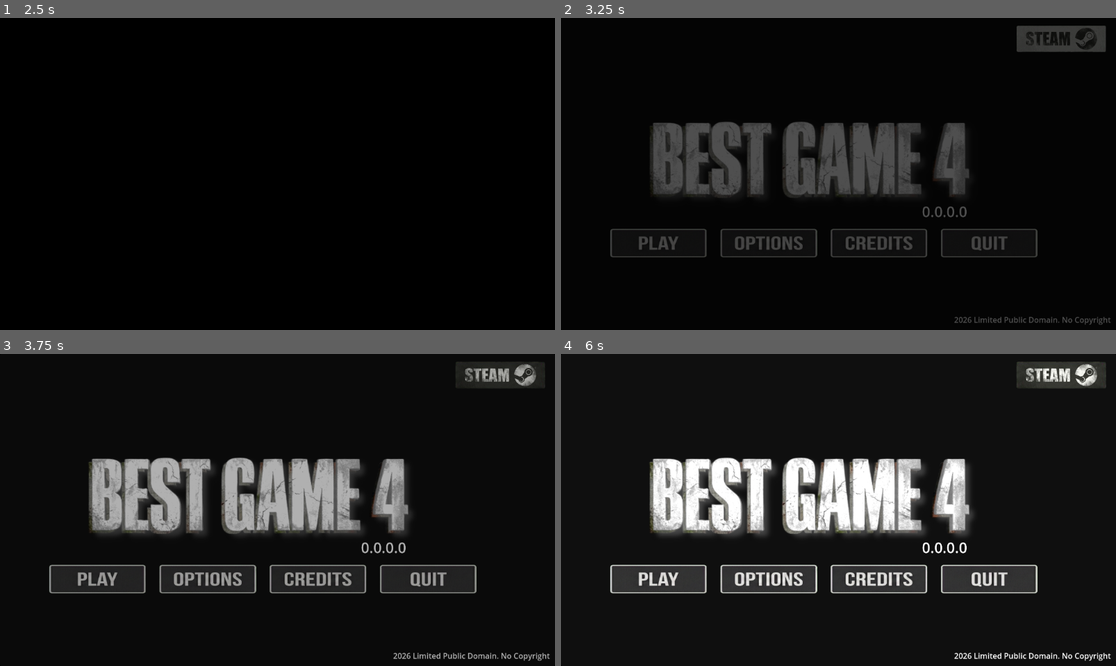
Above: before the commit, frames 1-4 (two rows, left to right).
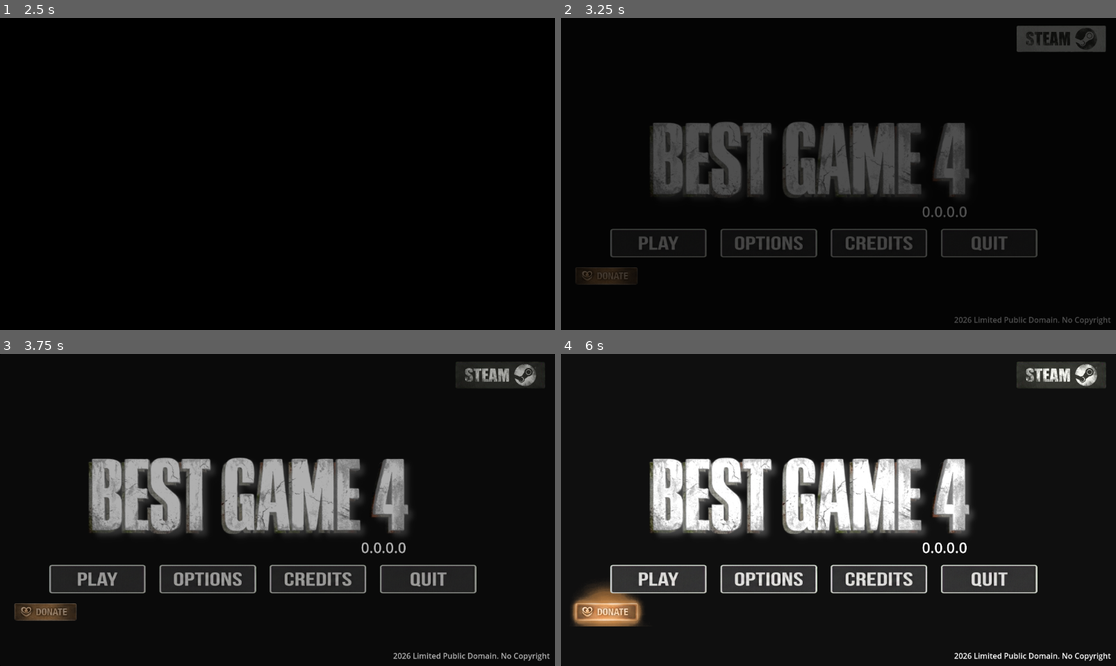
Above: after the commit, the same moments.

Repository: BoQsc/best-game-4-main-menu
Game: Godot game, scene res://node_2d.tscn
The game is run twice, just before and just after one commit, with the same random seed, the same clock (stepped at 60 frames per second) and the same inputs. Video files are missing from this copy of the repository; at most half a second of black plays in their place.
Inputs (mouse positions are in pixels of both pictures, inside the frame that each line leads up to):
- Up to frame 1 (2.5 s): click (49, 264) at 0.52 s; click (99, 242) at 1.25 s; click (99, 242) at 2 s
- Up to frame 2 (3.25 s): click (1060, 39) at 2.75 s
- Up to frame 3 (3.75 s): click "0.0.0.0" at 3.5 s
- Up to frame 4 (6 s): click (1060, 375) at 4.25 s; click "0.0.0.0" at 5 s; click (610, 600) at 5.77 s

Frame 1 is identical in both runs. In frame 2, 0.4% of the frame differs, in the area x 2-14%, y 79-86%; in frame 3, 0.6%; in frame 4, 1.4%, in the area x 1-15%, y 73-88%.

Commit message:
Add initial temporal version of Donate Button

Diff:
--- a/node_2d.tscn
+++ b/node_2d.tscn
@@ -11,6 +11,8 @@
 [ext_resource type="Texture2D" uid="uid://djtaocrtjg8wf" path="res://button_play_hover.png" id="4_q6r6c"]
 [ext_resource type="Texture2D" uid="uid://crujxn42endqb" path="res://button_quit.png" id="5_rj586"]
 [ext_resource type="Texture2D" uid="uid://cmprl7c10v6he" path="res://button_options_hover.png" id="6_4d7sh"]
+[ext_resource type="Texture2D" uid="uid://bpcypoonor3s3" path="res://donate_button_big.png" id="6_7vxoj"]
+[ext_resource type="Texture2D" uid="uid://dpea62r5su20v" path="res://donate_button_hover.png" id="7_ei405"]
 [ext_resource type="Texture2D" uid="uid://bmvk764bextck" path="res://button_credits.png" id="7_ir8iy"]
 [ext_resource type="Texture2D" uid="uid://dqu7e7j5vtoc1" path="res://button_credits_hover.png" id="8_hqns4"]
 [ext_resource type="Texture2D" uid="uid://6qo8stp380d5" path="res://button_quit_hover.png" id="10_hqns4"]
@@ -28,8 +30,6 @@
 
 [sub_resource type="ViewportTexture" id="ViewportTexture_d2bti"]
 viewport_path = NodePath("IntroVideo/SubViewport")
-
-
 
 [node name="Control" type="Control"]
 layout_mode = 3
@@ -125,6 +125,28 @@
 text = "0.0.0.0"
 label_settings = SubResource("LabelSettings_x0ka3")
 
+[node name="MarginContainer2" type="MarginContainer" parent="MainMenu/TextureButton5"]
+layout_mode = 1
+anchors_preset = 2
+anchor_top = 1.0
+anchor_bottom = 1.0
+offset_left = -350.334
+offset_top = 112.0
+offset_right = 291.666
+offset_bottom = 488.4801
+grow_vertical = 0
+scale = Vector2(0.61, 0.61)
+theme_override_constants/margin_left = 25
+theme_override_constants/margin_top = 15
+theme_override_constants/margin_right = 20
+theme_override_constants/margin_bottom = 15
+
+[node name="DonateButton" type="TextureButton" parent="MainMenu/TextureButton5/MarginContainer2"]
+layout_mode = 2
+texture_normal = ExtResource("6_7vxoj")
+texture_pressed = ExtResource("7_ei405")
+texture_hover = ExtResource("7_ei405")
+
 [node name="HBoxContainer" type="HBoxContainer" parent="MainMenu/TextureButton5"]
 layout_mode = 1
 anchors_preset = 7
Binary file added: donate_button.png
Not shown, added: donate_button.png.import
Binary file added: donate_button_big.png
Not shown, added: donate_button_big.png.import
Binary file added: donate_button_hover.png
Not shown, added: donate_button_hover.png.import
Not shown: 2 places in node_2d.tscn that only renumber resources
